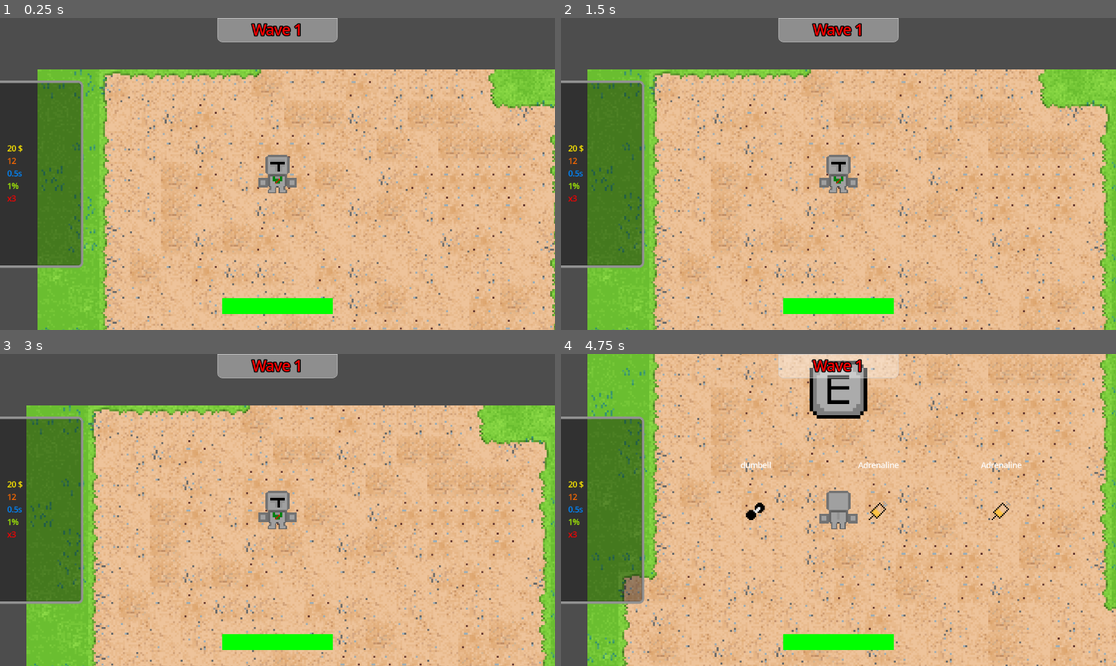
Above: before the commit, frames 1-4 (two rows, left to right).
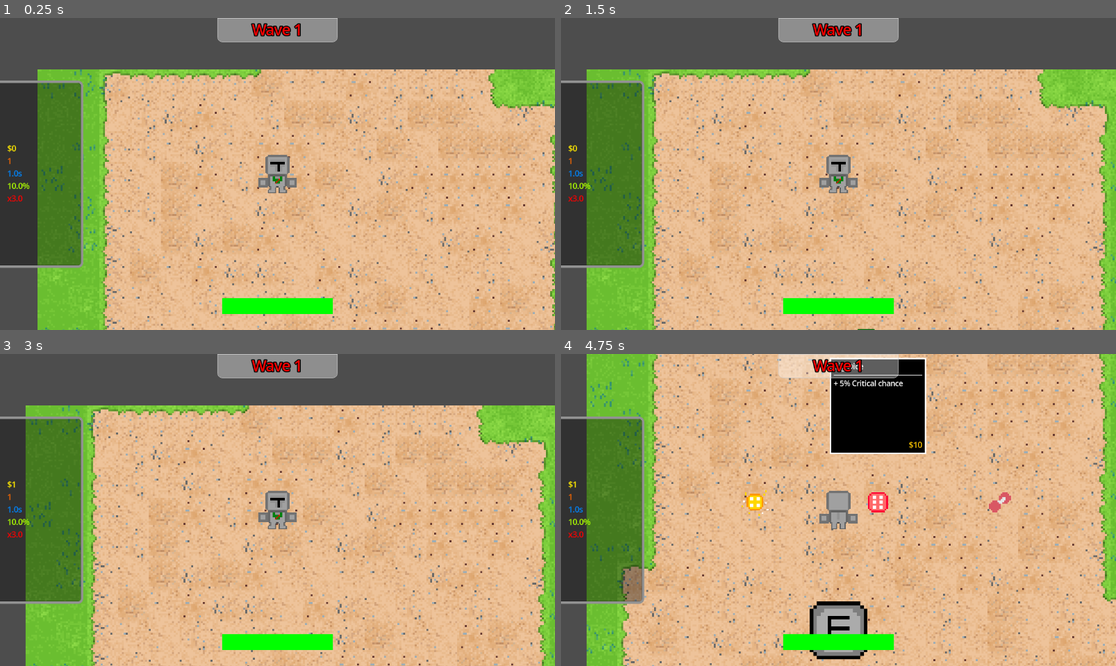
Above: after the commit, the same moments.

Repository: Cosmic-AnalogComputer/Goblin-O-Kill
Game: Godot game, scene res://Scenes/Main/world.tscn
Two runs of this game, one before a commit and one after it. Both use one fixed random seed, a clock stepped at 60 frames per second and the inputs below. The engine's default icon, where the game draws it, is replaced by a stand-in: a white triangle on a blue panel in a dark square. Sound files missing from this copy of the repository are replaced by a short silence.
Inputs (mouse positions are in pixels of both pictures, inside the frame that each line leads up to):
- Up to frame 1 (0.25 s): no input
- Up to frame 2 (1.5 s): tap Enter at 0.5 s; move the mouse to (960, 158) at 0.52 s; tap A (a) at 0.6 s; tap D (d) at 0.8, 1.35 s; tap Space at 1.25 s; move the mouse to (727, 189) at 1.27 s
- Up to frame 3 (3 s): tap E (e) at 1.55, 2.1 s; move the mouse to (333, 441) at 2.02 s; tap K (k) at 2.3, 2.85 s; tap Enter at 2.75 s; move the mouse to (249, 572) at 2.77 s
- Up to frame 4 (4.75 s): tap S (s) at 3.05, 3.6 s; move the mouse to (1005, 556) at 3.52 s; hold Shift (shift) 3.53-4.28 s; move the mouse to (672, 463) at 4.27 s; tap Shift (shift) at 4.35 s; tap W (w) at 4.55 s

The runs differ from the first frame. In frame 1, 0.1% of the frame differs, in the area x 1-6%, y 40-59%; in frame 2, 4.7%; in frame 3, 4.7%; in frame 4, 20%, in the area x 1-100%, y 0-100%.

Commit message:
Refactor upgrade system: update upgrade items, enhance player stats, and improve goblin mechanics

Diff:
--- a/goblin-o'-kill/Scenes/Attacks/punch.tscn
+++ b/goblin-o'-kill/Scenes/Attacks/punch.tscn
@@ -53,10 +53,13 @@
 }, {
 "duration": 1.0,
 "texture": SubResource("AtlasTexture_ilg0c")
+}, {
+"duration": 1.0,
+"texture": null
 }],
 "loop": false,
 "name": &"slash",
-"speed": 10.0
+"speed": 40.0
 }]
 
 [sub_resource type="RectangleShape2D" id="RectangleShape2D_jbxk5"]
@@ -76,7 +79,7 @@
 texture_filter = 1
 scale = Vector2(3.625, 3.625)
 sprite_frames = SubResource("SpriteFrames_xwvri")
-animation = &"slash"
+animation = &"null"
 
 [node name="CollisionShape2D" type="CollisionShape2D" parent="."]
 shape = SubResource("RectangleShape2D_jbxk5")
--- /dev/null
+++ b/goblin-o'-kill/Scenes/Items/upgrade_item.tscn
@@ -0,0 +1,90 @@
+[gd_scene load_steps=7 format=3 uid="uid://dscraullb0bah"]
+
+[ext_resource type="Script" uid="uid://fymndo0lpif2" path="res://Scripts/Items/upgrade_item.gd" id="1_dbs7w"]
+[ext_resource type="PackedScene" uid="uid://c0ltolgyfraym" path="res://Scenes/Items/interaction_component.tscn" id="2_5kjme"]
+[ext_resource type="Texture2D" uid="uid://bgnk58vy4ir8f" path="res://Sprites/Upgrades.png" id="3_yat87"]
+
+[sub_resource type="AtlasTexture" id="AtlasTexture_aehgt"]
+atlas = ExtResource("3_yat87")
+region = Rect2(0, 0, 16, 16)
+
+[sub_resource type="StyleBoxFlat" id="StyleBoxFlat_aehgt"]
+bg_color = Color(0, 0, 0, 1)
+border_width_left = 3
+border_width_top = 3
+border_width_right = 3
+border_width_bottom = 3
+border_color = Color(1, 1, 1, 1)
+
+[sub_resource type="StyleBoxFlat" id="StyleBoxFlat_yeryr"]
+bg_color = Color(1, 1, 1, 1)
+border_width_left = 1
+border_width_top = 1
+border_width_right = 1
+border_width_bottom = 1
+shadow_color = Color(0, 0, 0, 0)
+
+[node name="Upgrade Item" type="Node2D"]
+z_index = -1
+script = ExtResource("1_dbs7w")
+
+[node name="Interaction Component" parent="." instance=ExtResource("2_5kjme")]
+scale = Vector2(1.5, 1.5)
+tip_position = 3
+
+[node name="Sprite2D" type="Sprite2D" parent="."]
+texture_filter = 1
+scale = Vector2(3.5, 3.5)
+texture = SubResource("AtlasTexture_aehgt")
+region_rect = Rect2(16, 0, 16, 15)
+
+[node name="PanelContainer" type="PanelContainer" parent="."]
+visible = false
+offset_left = -100.0
+offset_top = -300.0
+offset_right = 100.0
+offset_bottom = -100.0
+mouse_filter = 2
+theme_override_styles/panel = SubResource("StyleBoxFlat_aehgt")
+
+[node name="MarginContainer" type="MarginContainer" parent="PanelContainer"]
+layout_mode = 2
+mouse_filter = 2
+theme_override_constants/margin_left = 5
+theme_override_constants/margin_top = 5
+theme_override_constants/margin_right = 5
+theme_override_constants/margin_bottom = 5
+
+[node name="VBoxContainer" type="VBoxContainer" parent="PanelContainer/MarginContainer"]
+layout_mode = 2
+mouse_filter = 2
+
+[node name="Name" type="Label" parent="PanelContainer/MarginContainer/VBoxContainer"]
+layout_mode = 2
+vertical_alignment = 1
+
+[node name="HSeparator" type="HSeparator" parent="PanelContainer/MarginContainer/VBoxContainer"]
+layout_mode = 2
+mouse_filter = 2
+theme_override_constants/separation = 5
+theme_override_styles/separator = SubResource("StyleBoxFlat_yeryr")
+
+[node name="Description" type="RichTextLabel" parent="PanelContainer/MarginContainer/VBoxContainer"]
+layout_mode = 2
+mouse_default_cursor_shape = 1
+theme_override_font_sizes/normal_font_size = 15
+bbcode_enabled = true
+fit_content = true
+scroll_active = false
+
+[node name="Price" type="Label" parent="PanelContainer/MarginContainer"]
+layout_mode = 2
+size_flags_horizontal = 8
+size_flags_vertical = 8
+theme_override_colors/font_color = Color(1, 0.784314, 0, 1)
+horizontal_alignment = 2
+vertical_alignment = 1
+
+[connection signal="body_entered" from="Interaction Component" to="." method="_on_interaction_component_body_entered"]
+[connection signal="body_exited" from="Interaction Component" to="." method="_on_interaction_component_body_exited"]
+[connection signal="interacted" from="Interaction Component" to="." method="_on_interaction_component_interacted"]
--- a/goblin-o'-kill/Scenes/Main/goblin.tscn
+++ b/goblin-o'-kill/Scenes/Main/goblin.tscn
@@ -209,10 +209,11 @@
 
 [node name="Goblin" type="CharacterBody2D" groups=["Goblins"]]
 collision_layer = 4
-collision_mask = 13
+collision_mask = 9
 script = ExtResource("1_ax1lh")
+speed = 375
 delay = 0.7
-chaseRange = 80.0
+chaseRange = 90.0
 
 [node name="CollisionShape2D" type="CollisionShape2D" parent="."]
 shape = SubResource("RectangleShape2D_xcvi8")
--- a/goblin-o'-kill/Scenes/Main/world.tscn
+++ b/goblin-o'-kill/Scenes/Main/world.tscn
@@ -1021,6 +1021,7 @@
 
 [node name="World" type="Node"]
 script = ExtResource("1_6w0a8")
+canKillAll = true
 
 [node name="TileMapLayer" type="TileMapLayer" parent="."]
 z_index = -2
@@ -1031,6 +1032,7 @@
 
 [node name="Player" parent="." instance=ExtResource("3_kxy5q")]
 position = Vector2(498, 217)
+cooldown = 1.0
 
 [node name="Wave" type="Node" parent="."]
 
@@ -1056,7 +1058,7 @@
 position = Vector2(605, 278)
 
 [node name="Wave Button" type="StaticBody2D" parent="Victory"]
-position = Vector2(605, 1000)
+position = Vector2(605, 1099)
 
 [node name="Sprite2D" type="Sprite2D" parent="Victory/Wave Button"]
 scale = Vector2(0.375, 0.375)
--- a/goblin-o'-kill/Scenes/Upgrades/upgrade_item.tscn
+++ /dev/null
@@ -1,31 +0,0 @@
-[gd_scene load_steps=5 format=3 uid="uid://dscraullb0bah"]
-
-[ext_resource type="Script" uid="uid://fymndo0lpif2" path="res://Scripts/upgrade_item.gd" id="1_nv7xa"]
-[ext_resource type="PackedScene" uid="uid://c0ltolgyfraym" path="res://Scenes/Items/interaction_component.tscn" id="3_aehgt"]
-[ext_resource type="Texture2D" uid="uid://bgnk58vy4ir8f" path="res://Sprites/Upgrades.png" id="3_gbm3y"]
-
-[sub_resource type="AtlasTexture" id="AtlasTexture_aehgt"]
-atlas = ExtResource("3_gbm3y")
-region = Rect2(0, 0, 16, 16)
-
-[node name="Upgrade Item" type="Node2D"]
-z_index = -1
-script = ExtResource("1_nv7xa")
-
-[node name="Interaction Component" parent="." instance=ExtResource("3_aehgt")]
-scale = Vector2(1.5, 1.5)
-
-[node name="Sprite2D" type="Sprite2D" parent="."]
-texture_filter = 1
-scale = Vector2(3, 3)
-texture = SubResource("AtlasTexture_aehgt")
-region_rect = Rect2(16, 0, 16, 15)
-
-[node name="Label" type="Label" parent="."]
-offset_left = -147.0
-offset_top = -107.0
-offset_right = 147.0
-offset_bottom = -84.0
-horizontal_alignment = 1
-
-[connection signal="interacted" from="Interaction Component" to="." method="_on_interaction_component_interacted"]
--- a/goblin-o'-kill/Scripts/upgrade_item.gd
+++ b/goblin-o'-kill/Scripts/Items/upgrade_item.gd
@@ -5,7 +5,9 @@
 
 func _ready() -> void:
 	$Sprite2D.texture = UPGRADE.texture
-	$Label.text = UPGRADE.name
+	$PanelContainer/MarginContainer/VBoxContainer/Name.text = UPGRADE.name
+	$PanelContainer/MarginContainer/VBoxContainer/Description.text = UPGRADE.description
+	$PanelContainer/MarginContainer/Price.text = "$" + var_to_str(UPGRADE.price)
 
 func _upgrade(player):
 	usage += 1
@@ -19,12 +21,23 @@
 		if player.crit_chance < 1.0:
 			player.crit_chance += UPGRADE.crit_chance
 		player.crit_mod += UPGRADE.crit_mod
-		if player.cooldown > 0.0:
+		if player.cooldown > 0.1 + UPGRADE.attack_speed:
 			player.cooldown -= UPGRADE.attack_speed
+		elif player.too_fast == false:
+			player.too_fast = true
+			player.cooldown = 0.1
+		player.gold -= UPGRADE.price
 
-		player.hpbar.max_value = player.max_hp
+		player.updateUI()
 
 		queue_free()
 
 func _on_interaction_component_interacted(user: Player) -> void:
-	_upgrade(user)
+	if user is Player and user.gold >= UPGRADE.price:
+		_upgrade(user)
+
+func _on_interaction_component_body_entered(body: Node2D) -> void:
+	$PanelContainer.show()
+
+func _on_interaction_component_body_exited(body: Node2D) -> void:
+	$PanelContainer.hide()
--- /dev/null
+++ b/goblin-o'-kill/Scripts/Upgrades/Bandage.tres
@@ -0,0 +1,23 @@
+[gd_resource type="Resource" script_class="Upgrade" load_steps=4 format=3 uid="uid://os0gbxi6bk4x"]
+
+[ext_resource type="Script" uid="uid://c2wxw55rruo72" path="res://Scripts/Upgrades/BaseUpgradeTemplate.gd" id="1_grg3w"]
+[ext_resource type="Texture2D" uid="uid://bgnk58vy4ir8f" path="res://Sprites/Upgrades.png" id="2_qpgt6"]
+
+[sub_resource type="AtlasTexture" id="AtlasTexture_bb6af"]
+atlas = ExtResource("2_qpgt6")
+region = Rect2(128, 16, 16, 16)
+
+[resource]
+script = ExtResource("1_grg3w")
+texture = SubResource("AtlasTexture_bb6af")
+name = &"Bandage"
+description = "Restores 15 health"
+price = 10
+max_health = 0
+health = 15
+damage = 0
+crit_chance = 0.0
+crit_mod = 0.0
+attack_speed = 0.0
+hasVisualEffect = false
+metadata/_custom_type_script = "uid://c2wxw55rruo72"
--- a/goblin-o'-kill/Scripts/Upgrades/BaseUpgradeTemplate.gd
+++ b/goblin-o'-kill/Scripts/Upgrades/BaseUpgradeTemplate.gd
@@ -3,7 +3,8 @@
 
 @export_category("Item")
 @export var texture : AtlasTexture
-@export var name : StringName = "Placeholder"
+@export var name : StringName = ""
+@export var description : String = ""
 @export var price : int = 10
 @export_category("Bonuses")
 @export_subgroup("Health")
--- a/goblin-o'-kill/Scripts/Upgrades/adrenaline.tres
+++ b/goblin-o'-kill/Scripts/Upgrades/adrenaline.tres
@@ -11,7 +11,8 @@
 script = ExtResource("1_r6a1b")
 texture = SubResource("AtlasTexture_evvfm")
 name = &"Adrenaline"
-price = 10
+description = "-0.1s cooldown in attack"
+price = 5
 max_health = 0
 health = 0
 damage = 0
--- /dev/null
+++ b/goblin-o'-kill/Scripts/Upgrades/bigdice.tres
@@ -0,0 +1,23 @@
+[gd_resource type="Resource" script_class="Upgrade" load_steps=4 format=3 uid="uid://siqy4468fp0r"]
+
+[ext_resource type="Script" uid="uid://c2wxw55rruo72" path="res://Scripts/Upgrades/BaseUpgradeTemplate.gd" id="1_iac42"]
+[ext_resource type="Texture2D" uid="uid://bgnk58vy4ir8f" path="res://Sprites/Upgrades.png" id="2_rve3v"]
+
+[sub_resource type="AtlasTexture" id="AtlasTexture_g8amf"]
+atlas = ExtResource("2_rve3v")
+region = Rect2(32, 0, 16, 16)
+
+[resource]
+script = ExtResource("1_iac42")
+texture = SubResource("AtlasTexture_g8amf")
+name = &"Big Dice"
+description = "+ 5% Critical chance"
+price = 10
+max_health = 0
+health = 0
+damage = 0
+crit_chance = 0.05
+crit_mod = 0.0
+attack_speed = 0.0
+hasVisualEffect = false
+metadata/_custom_type_script = "uid://c2wxw55rruo72"
--- /dev/null
+++ b/goblin-o'-kill/Scripts/Upgrades/biggerdice.tres
@@ -0,0 +1,23 @@
+[gd_resource type="Resource" script_class="Upgrade" load_steps=4 format=3 uid="uid://0ummcfhtxq3k"]
+
+[ext_resource type="Script" uid="uid://c2wxw55rruo72" path="res://Scripts/Upgrades/BaseUpgradeTemplate.gd" id="1_t1byc"]
+[ext_resource type="Texture2D" uid="uid://bgnk58vy4ir8f" path="res://Sprites/Upgrades.png" id="2_jbtwf"]
+
+[sub_resource type="AtlasTexture" id="AtlasTexture_it0yu"]
+atlas = ExtResource("2_jbtwf")
+region = Rect2(32, 16, 16, 16)
+
+[resource]
+script = ExtResource("1_t1byc")
+texture = SubResource("AtlasTexture_it0yu")
+name = &"Bigger Dice"
+description = "+ 10% Critical chance"
+price = 15
+max_health = 0
+health = 0
+damage = 0
+crit_chance = 0.1
+crit_mod = 0.0
+attack_speed = 0.0
+hasVisualEffect = false
+metadata/_custom_type_script = "uid://c2wxw55rruo72"
--- /dev/null
+++ b/goblin-o'-kill/Scripts/Upgrades/biggestdice.tres
@@ -0,0 +1,23 @@
+[gd_resource type="Resource" script_class="Upgrade" load_steps=4 format=3 uid="uid://dwbxbile4l3d7"]
+
+[ext_resource type="Script" uid="uid://c2wxw55rruo72" path="res://Scripts/Upgrades/BaseUpgradeTemplate.gd" id="1_3env5"]
+[ext_resource type="Texture2D" uid="uid://bgnk58vy4ir8f" path="res://Sprites/Upgrades.png" id="2_jmu6y"]
+
+[sub_resource type="AtlasTexture" id="AtlasTexture_5ce02"]
+atlas = ExtResource("2_jmu6y")
+region = Rect2(32, 32, 16, 16)
+
+[resource]
+script = ExtResource("1_3env5")
+texture = SubResource("AtlasTexture_5ce02")
+name = &"Biggest Dice"
+description = "+ 25% Critical chance"
+price = 30
+max_health = 0
+health = 0
+damage = 0
+crit_chance = 0.25
+crit_mod = 0.0
+attack_speed = 0.0
+hasVisualEffect = false
+metadata/_custom_type_script = "uid://c2wxw55rruo72"
--- /dev/null
+++ b/goblin-o'-kill/Scripts/Upgrades/bluepill.tres
@@ -0,0 +1,23 @@
+[gd_resource type="Resource" script_class="Upgrade" load_steps=4 format=3 uid="uid://d3h5iud3dguql"]
+
+[ext_resource type="Script" uid="uid://c2wxw55rruo72" path="res://Scripts/Upgrades/BaseUpgradeTemplate.gd" id="1_kolcf"]
+[ext_resource type="Texture2D" uid="uid://bgnk58vy4ir8f" path="res://Sprites/Upgrades.png" id="2_yvbo0"]
+
+[sub_resource type="AtlasTexture" id="AtlasTexture_5rl6s"]
+atlas = ExtResource("2_yvbo0")
+region = Rect2(64, 16, 16, 16)
+
+[resource]
+script = ExtResource("1_kolcf")
+texture = SubResource("AtlasTexture_5rl6s")
+name = &"Blue pill"
+description = "+10 Max health"
+price = 15
+max_health = 10
+health = 0
+damage = 0
+crit_chance = 0.0
+crit_mod = 0.0
+attack_speed = 0.0
+hasVisualEffect = false
+metadata/_custom_type_script = "uid://c2wxw55rruo72"
--- a/goblin-o'-kill/Scripts/Upgrades/dumbell.tres
+++ b/goblin-o'-kill/Scripts/Upgrades/dumbell.tres
@@ -10,8 +10,9 @@
 [resource]
 script = ExtResource("1_jdcq8")
 texture = SubResource("AtlasTexture_uwamr")
-name = &"dumbell"
-price = 10
+name = &"Dumbell"
+description = "+2 Damage"
+price = 3
 max_health = 0
 health = 0
 damage = 2
--- /dev/null
+++ b/goblin-o'-kill/Scripts/Upgrades/goldpill.tres
@@ -0,0 +1,23 @@
+[gd_resource type="Resource" script_class="Upgrade" load_steps=4 format=3 uid="uid://cyssxmlieqwx8"]
+
+[ext_resource type="Script" uid="uid://c2wxw55rruo72" path="res://Scripts/Upgrades/BaseUpgradeTemplate.gd" id="1_msyc5"]
+[ext_resource type="Texture2D" uid="uid://bgnk58vy4ir8f" path="res://Sprites/Upgrades.png" id="2_lbl7f"]
+
+[sub_resource type="AtlasTexture" id="AtlasTexture_0vque"]
+atlas = ExtResource("2_lbl7f")
+region = Rect2(64, 32, 16, 16)
+
+[resource]
+script = ExtResource("1_msyc5")
+texture = SubResource("AtlasTexture_0vque")
+name = &"Golden pill"
+description = "+20 Max health"
+price = 25
+max_health = 20
+health = 0
+damage = 0
+crit_chance = 0.0
+crit_mod = 0.0
+attack_speed = 0.0
+hasVisualEffect = false
+metadata/_custom_type_script = "uid://c2wxw55rruo72"
--- a/goblin-o'-kill/Scripts/Upgrades/heavydumbell.tres
+++ b/goblin-o'-kill/Scripts/Upgrades/heavydumbell.tres
@@ -10,8 +10,9 @@
 [resource]
 script = ExtResource("1_kgvrk")
 texture = SubResource("AtlasTexture_iigoy")
-name = &"Heavier dumbell"
-price = 20
+name = &"Heavier Dumbell"
+description = "+5 Damage"
+price = 7
 max_health = 0
 health = 0
 damage = 5
--- /dev/null
+++ b/goblin-o'-kill/Scripts/Upgrades/medkit.tres
@@ -0,0 +1,23 @@
+[gd_resource type="Resource" script_class="Upgrade" load_steps=4 format=3 uid="uid://daexf3mdn3i48"]
+
+[ext_resource type="Script" uid="uid://c2wxw55rruo72" path="res://Scripts/Upgrades/BaseUpgradeTemplate.gd" id="1_eaogu"]
+[ext_resource type="Texture2D" uid="uid://bgnk58vy4ir8f" path="res://Sprites/Upgrades.png" id="2_5a71x"]
+
+[sub_resource type="AtlasTexture" id="AtlasTexture_mjxaj"]
+atlas = ExtResource("2_5a71x")
+region = Rect2(128, 0, 16, 16)
+
+[resource]
+script = ExtResource("1_eaogu")
+texture = SubResource("AtlasTexture_mjxaj")
+name = &"Medkit"
+description = "Restores your health to it's maximum"
+price = 25
+max_health = 0
+health = 999
+damage = 0
+crit_chance = 0.0
+crit_mod = 0.0
+attack_speed = 0.0
+hasVisualEffect = false
+metadata/_custom_type_script = "uid://c2wxw55rruo72"
--- /dev/null
+++ b/goblin-o'-kill/Scripts/Upgrades/redpill.tres
@@ -0,0 +1,23 @@
+[gd_resource type="Resource" script_class="Upgrade" load_steps=4 format=3 uid="uid://dhk1wcbd1qlvq"]
+
+[ext_resource type="Script" uid="uid://c2wxw55rruo72" path="res://Scripts/Upgrades/BaseUpgradeTemplate.gd" id="1_8ayvb"]
+[ext_resource type="Texture2D" uid="uid://bgnk58vy4ir8f" path="res://Sprites/Upgrades.png" id="2_x6y5g"]
+
+[sub_resource type="AtlasTexture" id="AtlasTexture_gvfwo"]
+atlas = ExtResource("2_x6y5g")
+region = Rect2(64, 0, 16, 16)
+
+[resource]
+script = ExtResource("1_8ayvb")
+texture = SubResource("AtlasTexture_gvfwo")
+name = &"Red Pill"
+description = "+5 Max health"
+price = 10
+max_health = 5
+health = 0
+damage = 0
+crit_chance = 0.0
+crit_mod = 0.0
+attack_speed = 0.0
+hasVisualEffect = false
+metadata/_custom_type_script = "uid://c2wxw55rruo72"
--- a/goblin-o'-kill/Scripts/globalVariables.gd
+++ b/goblin-o'-kill/Scripts/globalVariables.gd
@@ -2,8 +2,15 @@
 
 #Game
 var record : int
+var current_wave = 1
 var wave_dmg_mod : float = 1.0
 var difficulty = 2
+var upgrades : Array[StringName] = ["res://Scripts/Upgrades/adrenaline.tres",\
+"res://Scripts/Upgrades/Bandage.tres","res://Scripts/Upgrades/bigdice.tres",\
+"res://Scripts/Upgrades/biggerdice.tres","res://Scripts/Upgrades/biggestdice.tres",\
+"res://Scripts/Upgrades/bluepill.tres","res://Scripts/Upgrades/dumbell.tres",\
+"res://Scripts/Upgrades/goldpill.tres","res://Scripts/Upgrades/heavydumbell.tres",\
+"res://Scripts/Upgrades/medkit.tres","res://Scripts/Upgrades/redpill.tres"]
 
 #Volume
 var music_volume : float = -10.0
--- a/goblin-o'-kill/Scripts/goblin.gd
+++ b/goblin-o'-kill/Scripts/goblin.gd
@@ -74,7 +74,7 @@
 	if hp <= 0:
 		emit_signal("death")
 		target.gold += goldValue
-		target.updateUI()
+		target.updateUI(false)
 		queue_free()
 
 func _on_cd_timeout() -> void:
--- a/goblin-o'-kill/Scripts/player.gd
+++ b/goblin-o'-kill/Scripts/player.gd
@@ -13,6 +13,7 @@
 @export var crit_chance : float = 0.10 # x 100
 @export var crit_mod : float = 3.0
 @export var cooldown : float = 0.5
+var too_fast = false
 @export var attackScene = preload("res://Scenes/Attacks/punch.tscn")
 
 var rollDirection : Vector2
@@ -21,18 +22,26 @@
 var roll = "roll"
 var canAttack := true
 var currentAttack = 1
-var speed = 350
+var speed = 375
 
 
 @onready var startingSpeed = speed
 @onready var hitbox = $CollisionShape2D
 @onready var anim = $AnimatedSprite2D
+
+@onready var key_tip = $AnimatedSprite2D/Sprite2D
+
+#UI References
 @onready var hpbar = $CanvasLayer/Control/ProgressBar
-@onready var key_tip = $AnimatedSprite2D/Sprite2D
+@onready var gold_text = $CanvasLayer/Control/Panel/MarginContainer/VBoxContainer/GOLDDD/Label
+@onready var dmg_text = $CanvasLayer/Control/Panel/MarginContainer/VBoxContainer/DMG/Label
+@onready var attack_speed_text = $CanvasLayer/Control/Panel/MarginContainer/VBoxContainer/dmgspeed/Label
+@onready var crit_chance_text = $CanvasLayer/Control/Panel/MarginContainer/VBoxContainer/CritC/Label
+@onready var crit_mod_text = $CanvasLayer/Control/Panel/MarginContainer/VBoxContainer/CritM/Label
 
 # Called when the node enters the scene tree for the first time.
 func _ready() -> void:
-	hpbar.max_value = max_hp
+	updateUI(true)
 
 
 # Called every frame. 'delta' is the elapsed time since the previous frame.
@@ -62,7 +71,7 @@
 		if rollDirection:
 			state = STATES.ROLLING
 			canAttack = false
-			velocity = rollDirection.normalized() * 300
+			velocity = rollDirection.normalized() * 325
 			set_collision_layer_value(2,false)
 			anim.play("roll")
 			$RollAudio.play()
@@ -116,8 +125,19 @@
 
 	return Vector2(dmg,float(crit))
 
-func updateUI():
-	$CanvasLayer/Control/PanelContainer/RichTextLabel.text = "Wave " + var_to_str(get_parent().wave)
+func updateUI(new_wave = false):
+	if new_wave:
+		$CanvasLayer/Control/PanelContainer/RichTextLabel.text = "Wave " + var_to_str(GlobalVariables.current_wave)
+	hpbar.value = hp
+	hpbar.max_value = max_hp
+	gold_text.text = "$" + var_to_str(gold)
+	dmg_text.text = var_to_str(strength)
+	if too_fast:
+		attack_speed_text.text = "Too fast!"
+	else:
+		attack_speed_text.text = var_to_str(cooldown) + "s"
+	crit_chance_text.text = var_to_str(crit_chance * 100) + "%"
+	crit_mod_text.text = "x" + var_to_str(crit_mod)
 
 func _on_world_new_wave() -> void:
-	updateUI()
+	updateUI(true)
--- a/goblin-o'-kill/Scripts/world.gd
+++ b/goblin-o'-kill/Scripts/world.gd
@@ -2,8 +2,8 @@
 
 signal new_wave()
 
-var upgrades : Array[Upgrade] = [load("res://Scripts/Upgrades/dumbell.tres"), load("res://Scripts/Upgrades/adrenaline.tres")]
-var itemScene = preload("res://Scenes/Upgrades/upgrade_item.tscn")
+@export var canKillAll : bool = false ## Dev tool. Kills all goblins
+var itemScene = preload("res://Scenes/Items/upgrade_item.tscn")
 
 var goblinScene : Array[PackedScene] = [preload("res://Scenes/Main/buff_goblin.tscn"),\
 preload("res://Scenes/Main/goblin.tscn"),preload("res://Scenes/Main/goblin.tscn"),\
@@ -14,20 +14,18 @@
 var playing_music = true
 var ivolume : float = 0.5
 
-var wave = 1
-
 @onready var wave_container = $Wave
 @onready var musicStream = $AudioStreamPlayer
 @onready var timedCheck = $checker
 
 # Called when the node enters the scene tree for the first time.
 func _ready() -> void:
-	make_new_wave(wave)
+	make_new_wave()
 
 
 # Called every frame. 'delta' is the elapsed time since the previous frame.
 func _process(delta: float) -> void:
-	if Input.is_action_just_pressed("k"):
+	if Input.is_action_just_pressed("k") and canKillAll:
 		for k in wave_container.get_child_count():
 			wave_container.get_child(k).receive_damage(100)
 
@@ -37,18 +35,21 @@
 	elif ivolume > 0.0:
 		ivolume -= delta
 
-func make_new_wave(num):
+func make_new_wave():
 	$Victory.hide()
 	$"Victory/Wave Button/Interaction Component".monitoring = false
+	$"Victory/Wave Button/CollisionShape2D".disabled = true
 	emit_signal("new_wave")
-	GlobalVariables.wave_dmg_mod = 1 + (wave * 0.1)
+	GlobalVariables.wave_dmg_mod = 1 + (GlobalVariables.current_wave * 0.1)
 	playing_music = true
-	var amounts = buy_goblins(wave, [0,0,0,0,0,0])
+	var amounts = buy_goblins(GlobalVariables.current_wave, [0,0,0,0,0,0])
 	for g in amounts.size():
 		for i in amounts[g]:
 			var goblin = goblinScene[g].instantiate()
 			goblin.position = Vector2(randi_range(50,1150),randi_range(50,1150))
 			goblin.goldValue = _get_gold(goblinScene[g], g)
+			if GlobalVariables.difficulty >= 2:
+				goblin.hp = round(goblin.hp * GlobalVariables.wave_dmg_mod)
 			goblin.connect("death",timedCheck.start)
 			wave_container.add_child(goblin)
 
@@ -57,9 +58,9 @@
 
 func check_goblin_count():
 	if wave_container.get_child_count() <= 0:
-		if GlobalVariables.record < wave:
-			GlobalVariables.record = wave
-		wave += 1
+		if GlobalVariables.record < GlobalVariables.current_wave:
+			GlobalVariables.record = GlobalVariables.current_wave
+		GlobalVariables.current_wave += 1
 		playing_music = false
 		restock()
 
@@ -74,19 +75,21 @@
 func restock():
 	$Victory.show()
 	$"Victory/Wave Button/Interaction Component".monitoring = true
+	$"Victory/Wave Button/CollisionShape2D".disabled = false
 	for i in 3:
 		var item = itemScene.instantiate()
-		item.UPGRADE = upgrades[randi_range(0,1)]
+		item.UPGRADE = load(GlobalVariables.upgrades.pick_random())
 		item.position = $Victory.get_child(i).position
+		connect("new_wave", item.queue_free)
 		add_child(item)
 
 func _on_checker_timeout() -> void:
 	check_goblin_count()
 
 func _on_interaction_component_interacted(user: Player) -> void:
-	make_new_wave(wave)
+	make_new_wave()
 
 func _get_gold(goblino, i) -> int:
 	var gold : int
-	gold = prices[i] + (wave * 0.5)
+	gold = prices[i] + (GlobalVariables.current_wave * 0.5)
 	return gold
Renamed: goblin-o'-kill/Scripts/upgrade_item.gd.uid -> goblin-o'-kill/Scripts/Items/upgrade_item.gd.uid
Binary file changed: goblin-o'-kill/Sprites/Upgrades.png
